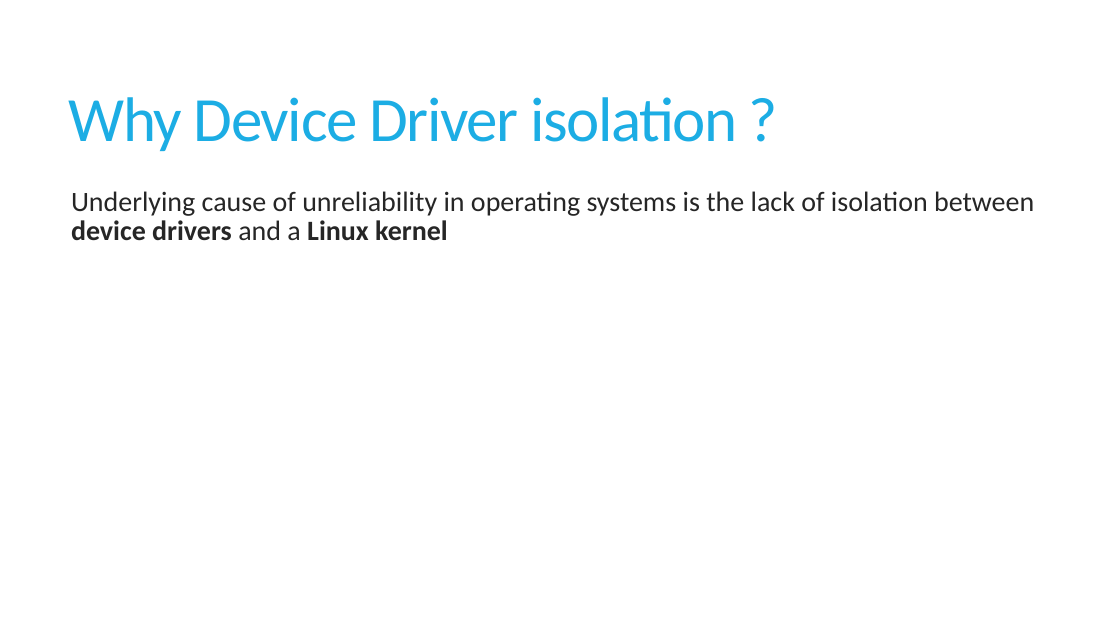
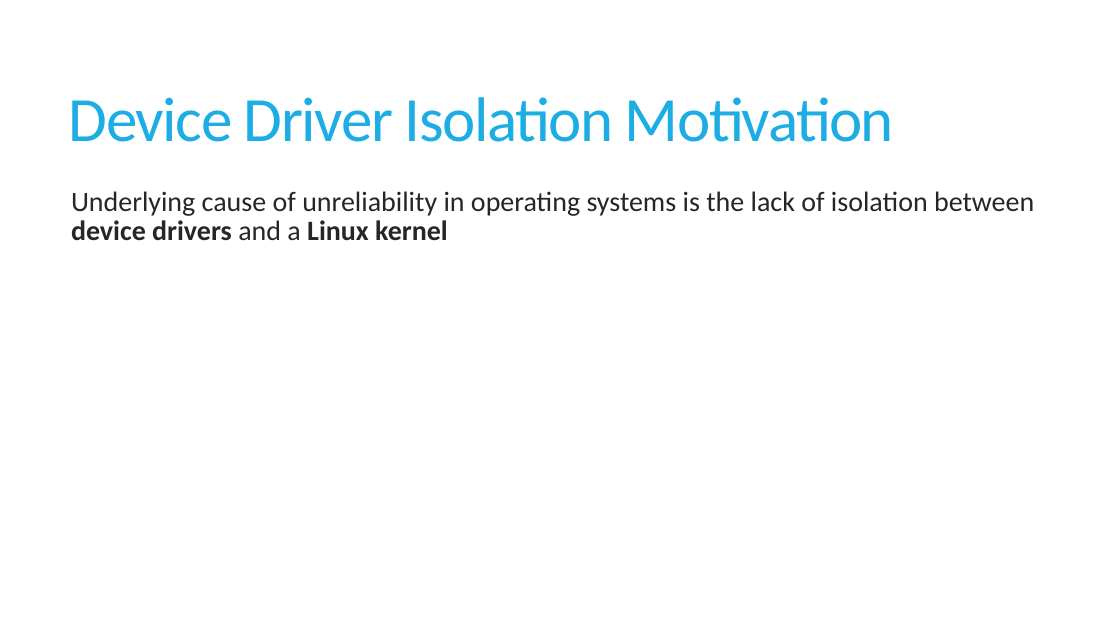
Before and after one commit to sushirol/Isolated-Driver-Domain, a slide deck: slide 4 of doc/presentation/IDDR.pptx (slide 5 before the commit). Drawn at 1120x630 pixels with LibreOffice and Linux fonts; fonts in the diff are those of the drawing. Boxes give left, top, right and bottom in pixels: in the first picture for what was removed or moved away, otherwise in the second. Text is boxed around its words. In the diff, an @@ line names an element or a change of style, - is before the commit and + after.

```diff
--- a/doc/presentation/IDDR.pptx
+++ b/doc/presentation/IDDR.pptx
@@ title at bbox=[69, 97, 894, 142]: text changed @@
-Why Device Driver isolation ?
+Device Driver Isolation Motivation
```
Also in this commit, not shown: 18 other slides changed, 13 slides added, 14 slides removed.
